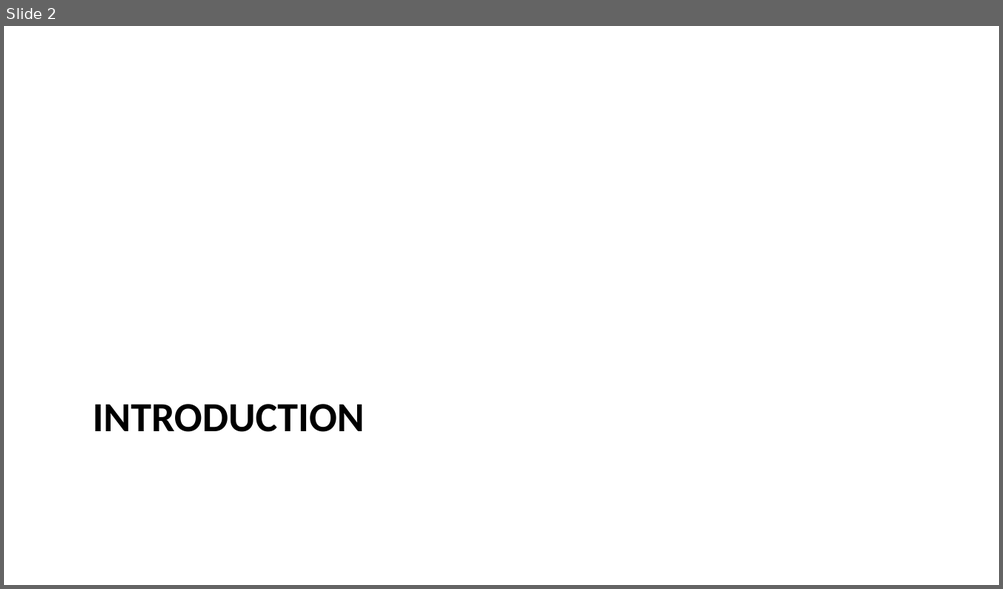
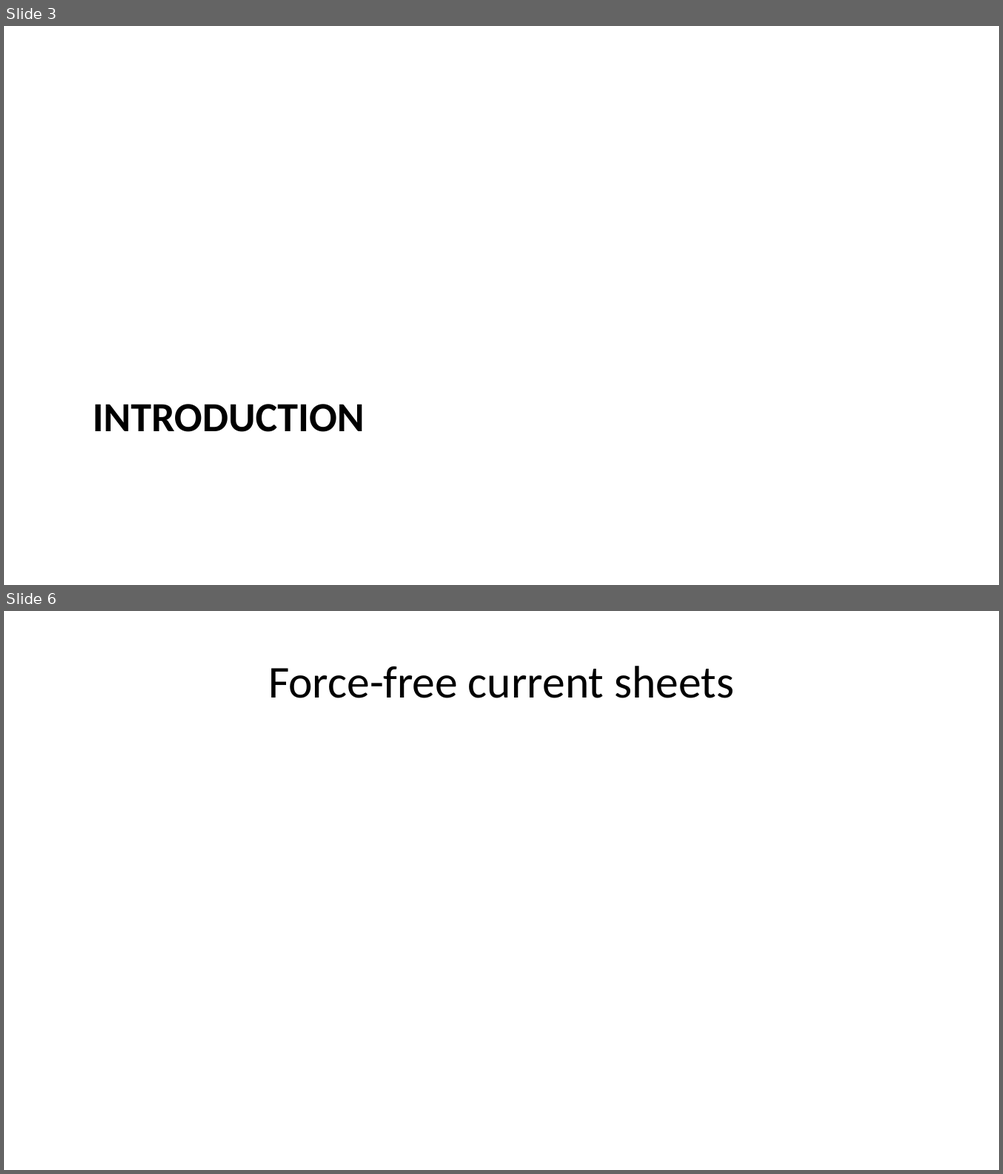
Before and after one commit to Beforerr/cs_theory, a slide deck: presentations/index.pptx. Shown one above the other, each under a label of ours: slide 2 before the commit, slides 3 and 6 after it; the slides between them are not shown. The pictures are 1003x589 and 1003x1174 pixels, drawn with LibreOffice and Linux fonts; fonts in the diff are those of the drawing. Boxes give left, top, right and bottom in pixels: in the first picture for what was removed or moved away, otherwise in the second. Text is boxed around its words. In the diff, an @@ line names an element or a change of style, - is before the commit and + after.

```diff
--- a/presentations/index.pptx
+++ b/presentations/index.pptx
@@ slide 6 added at (4,611,999,1170), background #FFFFFF @@
@@ title added at (268,666,734,698), 33 pt, text #000000 @@
+Force-free current sheets
@@ what was slide 2 is now slide 3 @@
```
Also in this commit, not shown: 6 slides changed, 20 other slides added, 4 slides removed, 4 other files.
